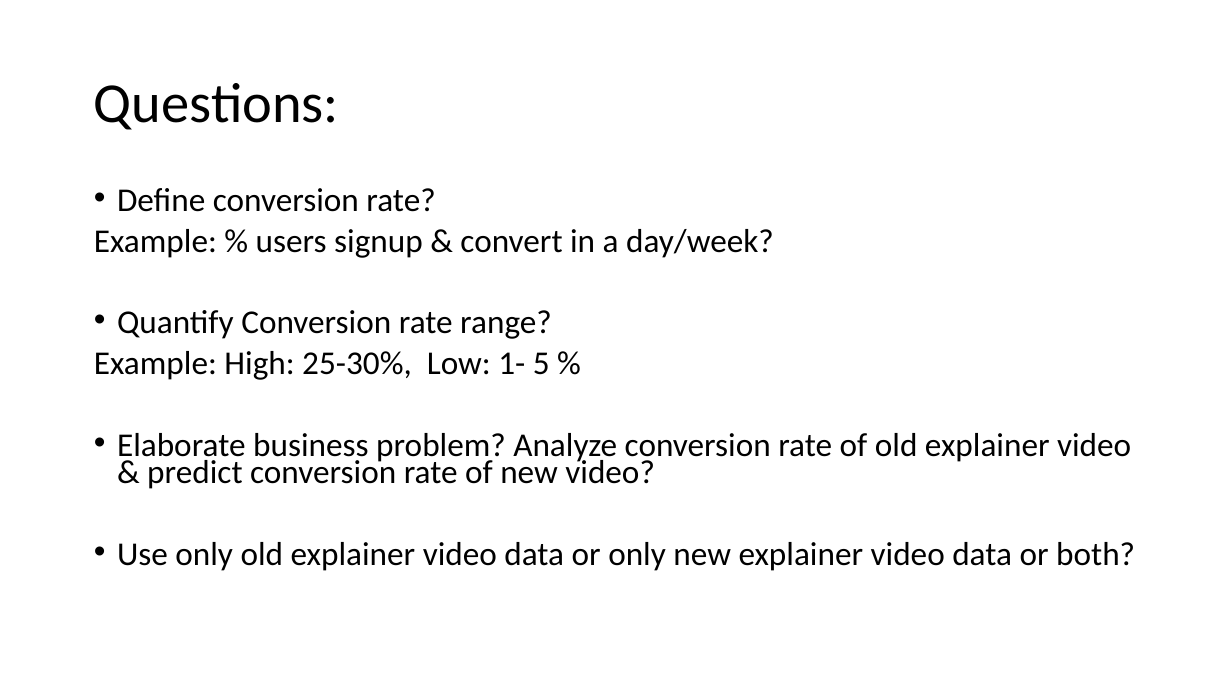
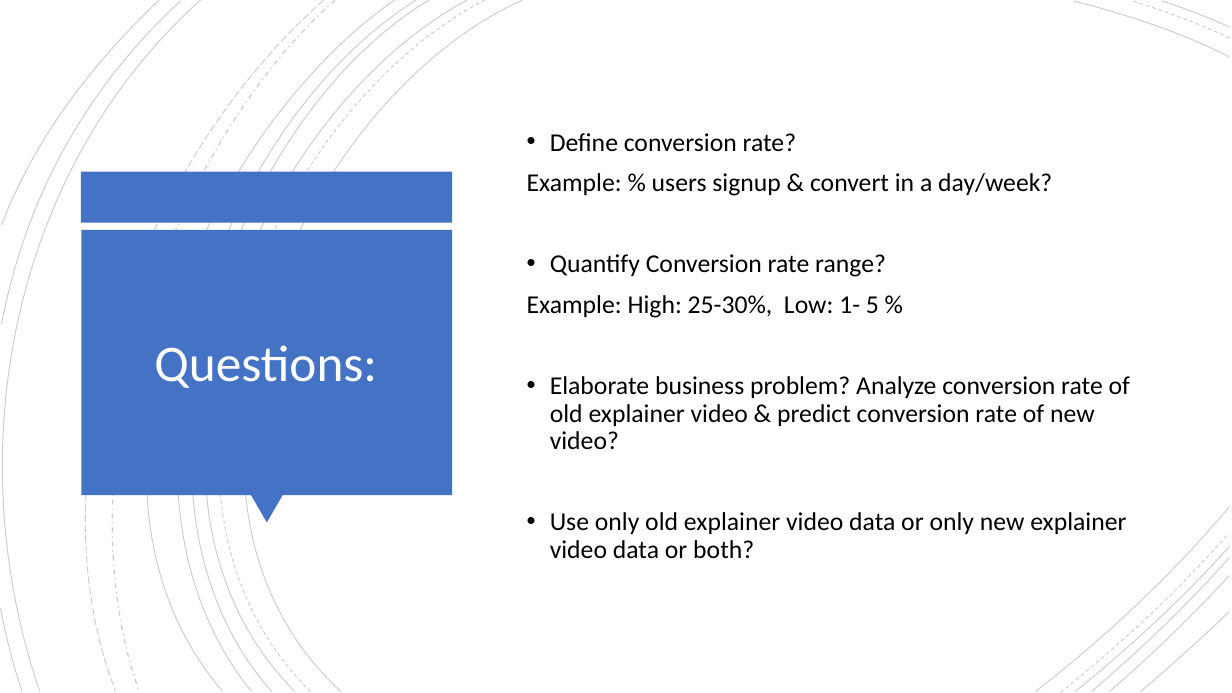
Before and after one commit to SyedNadir/freemium-ab-testing, a slide deck: slide 6 of documents/presentation/Final Presentation.pptx. Drawn at 1232x693 pixels with LibreOffice and Linux fonts; fonts in the diff are those of the drawing. Boxes give left, top, right and bottom in pixels: in the first picture for what was removed or moved away, otherwise in the second. Text is boxed around its words. In the diff, an @@ line names an element or a change of style, - is before the commit and + after.

```diff
--- a/documents/presentation/Final Presentation.pptx
+++ b/documents/presentation/Final Presentation.pptx
@@ group added at box(0, 0, 1230, 693): 21 freeform shapes @@
@@ text "Define conversion rate?": place and size @@
-text "Define conversion rate?" at box(94, 188, 1135, 571)
+text "Define conversion rate?" at box(527, 133, 1130, 558)
@@ text "Define conversion rate?" at box(527, 133, 1130, 558): size 25.9 to 20 pt; line spacing 0.7 to 0.9; vertical alignment top to middle @@
@@ rectangle added at box(81, 172, 453, 223), fill #4472C4 @@
@@ rectangle added at box(81, 230, 452, 495), fill #4472C4 @@
@@ title "Questions:": place and size @@
-title "Questions:" at box(94, 83, 339, 130)
+title "Questions:" at box(154, 345, 377, 388)
@@ title "Questions:" at box(154, 345, 377, 388): size 44 to 40 pt, text colour #000000 to #FFFFFF; alignment left to centre @@
@@ triangle added at box(250, 495, 283, 523), fill #4472C4 @@
```
Also in this commit, not shown: 19 other slides changed, 1 slide added.
